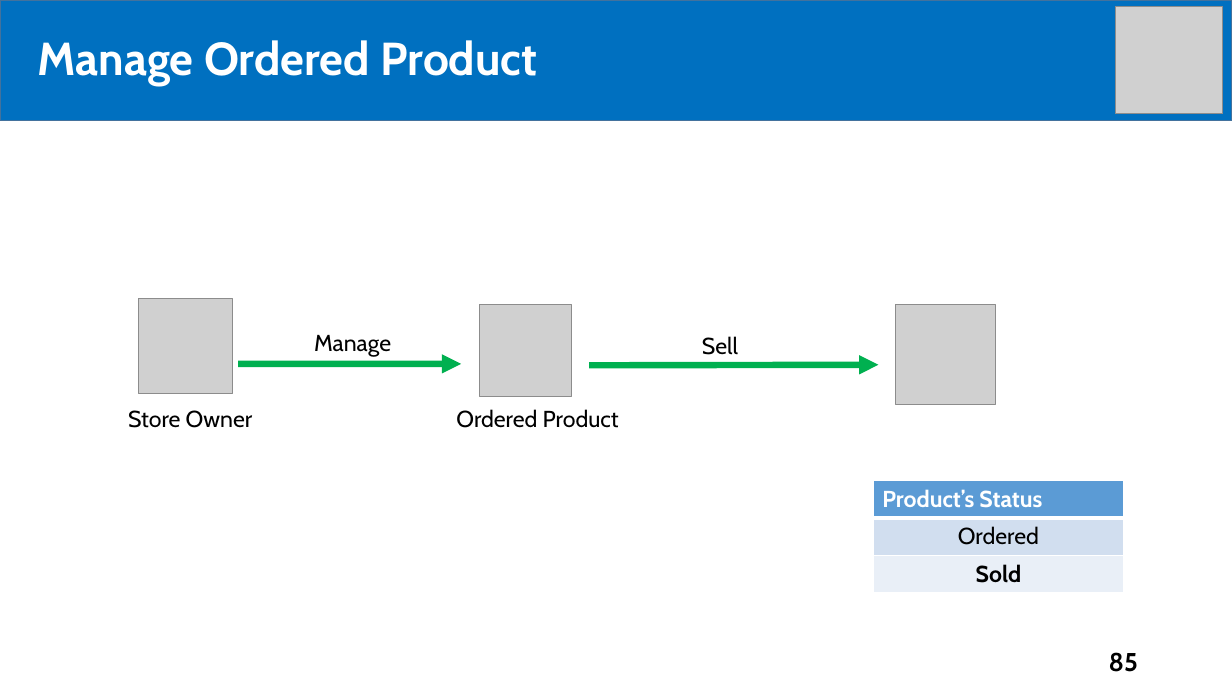
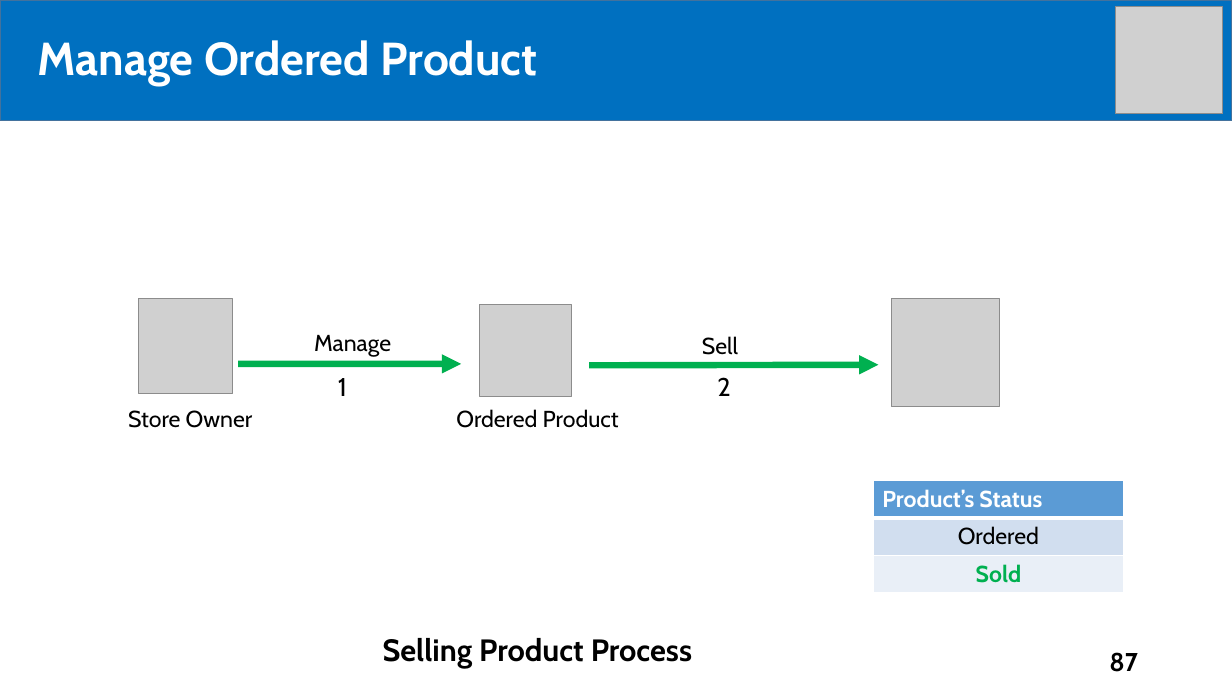
Before and after one commit to tiendan3108/CP, a slide deck: slide 87 of Source/Presentation/PreFinalPresentation.pptx (slide 85 before the commit). Drawn at 1232x693 pixels with LibreOffice and Linux fonts; fonts in the diff are those of the drawing; grey boxes stand for pictures. Boxes give left, top, right and bottom in pixels: in the first picture for what was removed or moved away, otherwise in the second. Text is boxed around its words. In the diff, an @@ line names an element or a change of style, - is before the commit and + after.

```diff
--- a/Source/Presentation/PreFinalPresentation.pptx
+++ b/Source/Presentation/PreFinalPresentation.pptx
@@ picture: place and size @@
-picture at [896,305,995,405]
+picture at [892,299,1000,407]
@@ text added at [338,378,347,396], 20 pt, text #000000 @@
+1
@@ text added at [717,377,730,396], 20 pt, text #000000 @@
+2
@@ table at [873,481,1124,592] @@
@@ text colour #000000 to #00B050 in "Sold" @@
@@ text added at [383,638,692,668], 24 pt, text #000000, bold @@
+Selling Product Process
@@ page number at [1109,652,1138,672]: text changed @@
-85
+87
```
Also in this commit, not shown: 30 other slides changed, 5 slides added, 2 slides removed.
